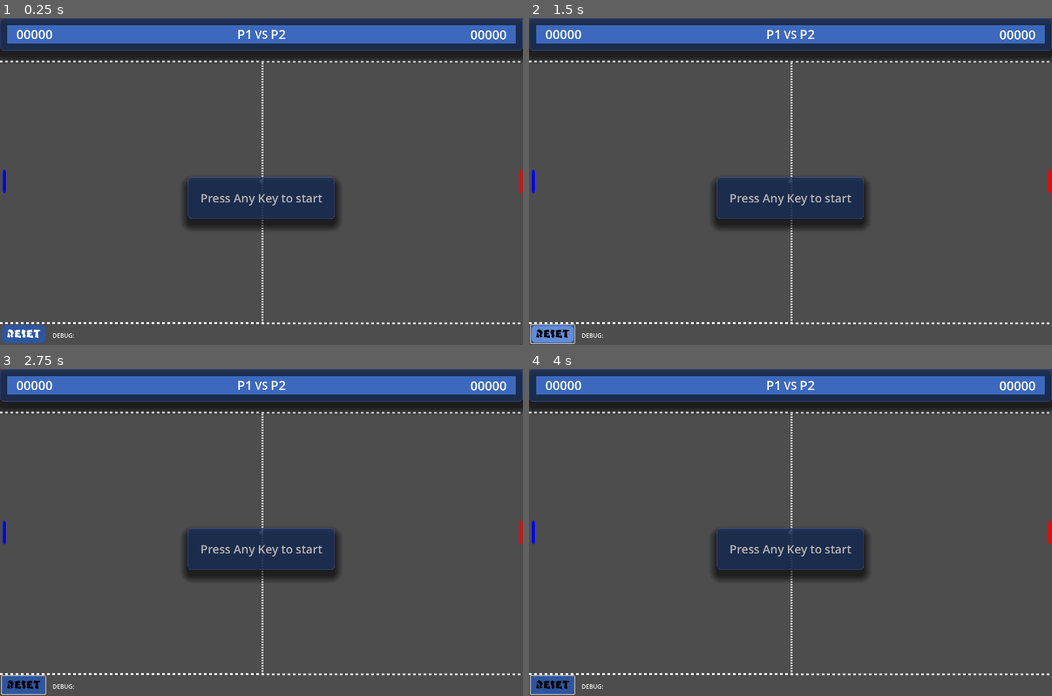
Above: before the commit, frames 1-4 (two rows, left to right).
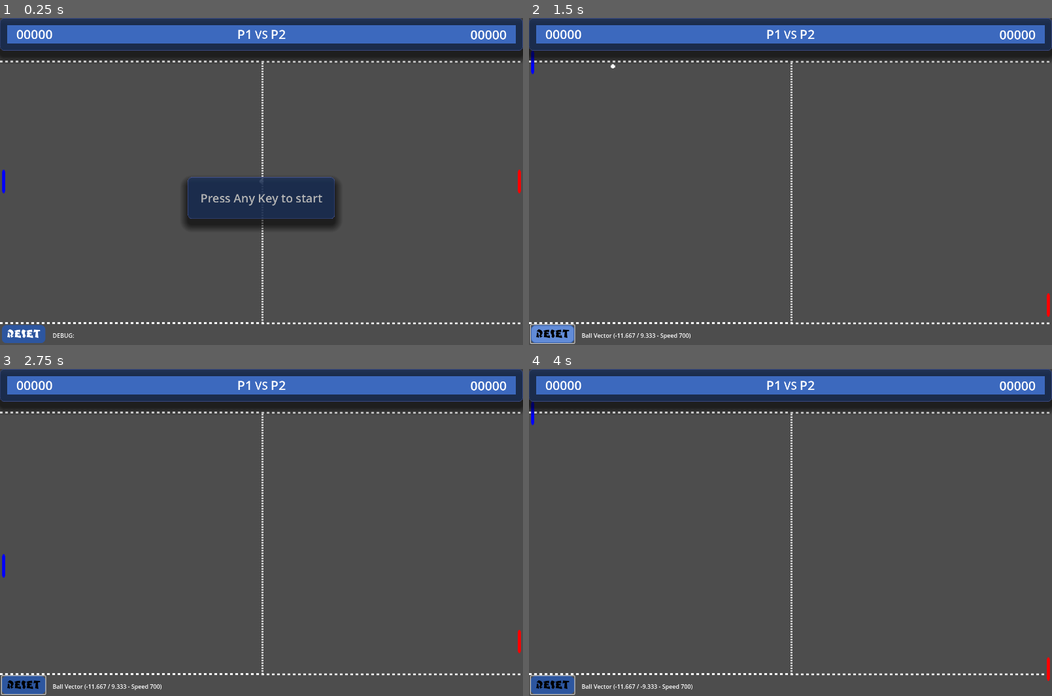
Above: after the commit, the same moments.

Repository: Fox-Alpha/Pong_Godot_4_Multiplayer
Game: Godot game, scene res://scenes/game/pong.tscn
Same seed, same stepped clock (60 frames per second), same inputs: the game is played once before the commit and once after it. This scene is started directly instead of the project's main scene.
Inputs (mouse positions are in pixels of both pictures, inside the frame that each line leads up to):
- Up to frame 1 (0.25 s): no input
- Up to frame 2 (1.5 s): tap Enter at 0.5 s; move the mouse to (790, 197) at 0.52 s; hold W (p1_up) 0.53-1.25 s; hold Down (p2_down) 0.53-1.25 s; click (790, 197) at 0.67 s; click "RESET" at 1.25 s
- Up to frame 3 (2.75 s): move the mouse to (156, 548) at 2.02 s; hold S (p1_down) from 2.03 s (still down); tap Up (p2_up) at 2.1 s
- Up to frame 4 (4 s): move the mouse to (842, 460) at 2.77 s; release S (p1_down) at 2.78 s; hold Down (p2_down) 2.78-3.53 s; hold W (p1_up) from 2.78 s (still down); move the mouse to (764, 597) at 3.52 s; tap Up (p2_up) at 3.6 s; click (764, 597) at 3.67 s

The runs differ from the first frame. In frame 1, less than 0.1% of the frame differs, in the area x 0-100%, y 46-54%; in frame 2, 4.9%, in the area x 0-100%, y 10-99%; in frame 3, 4.9%; in frame 4, 4.9%.
Error in both runs: Invalid access to property or key 'Left_Player_Scored' on a base object of type 'Nil'. (res://scenes/game/ingame_ui/ui.gd:35)

Commit message:
Add: GameState Method and Signal Add: Register Signal for scoring Add: change GameState to Waiting in score event

Diff:
--- a/scripts/gamelogic/game_logic.gd
+++ b/scripts/gamelogic/game_logic.gd
@@ -13,8 +13,48 @@
 
 func _enter_tree() -> void:
 	print("GameLogic => _enter_tree()")
+	Game.Game_State_Changed.connect(_Game_State_Has_Changed, CONNECT_DEFERRED)
 	Game.Register_Game_Logic.emit(self.get_instance_id())
 	pass
+
+
+func _Game_State_Has_Changed(new_gs : Game.GameStates) -> void:
+	print("GameLogic => _Game_State_Has_Changed(GS:%s)" % Game.GameStates.keys()[new_gs])
+	match new_gs:
+		Game.GameStates.GAMEISLOADING:
+			pass
+		Game.GameStates.GAMEINITIALIZING:
+			pass
+		Game.GameStates.GAMEINITIALIZED:
+			_Connect_Signals()
+			Game.Game_State_Changed.emit(Game.GameStates.GAMEWAITFORSTART)
+			pass
+		Game.GameStates.GAMEWAITFORSTART:
+			pass
+		Game.GameStates.GAMEISSTARTED:
+			pass
+		Game.GameStates.GAMEOVER:
+			pass
+
+
+func _Connect_Signals() -> void:
+	Game.Scr_Manager.Left_Player_Scored.connect(Score, CONNECT_DEFERRED)
+	Game.Scr_Manager.Right_Player_Scored.connect(Score, CONNECT_DEFERRED)
+	pass
+
+
+func Score(_score :int):
+	#check for max score
+	#Game.Game_State_Changed.emit(Game.GameStates.GAMEMAXSCORE)
+	#check for max round
+	#Game.Game_State_Changed.emit(Game.GameStates.GAMEMAXROUND)
+	#check win / GameOver
+	#Game.Game_State_Changed.emit(Game.GameStates.GAMEOVER)
+	# Sonst Warten auf start
+	print("GameLogic => Score()::Changing GS:%s " % Game.GameStates.keys()[Game.GameStates.GAMEWAITFORSTART])
+	Game.Game_State_Changed.emit(Game.GameStates.GAMEWAITFORSTART)
+	pass
+
 
 
 func get_playercolor(_ply:int) -> Color:
